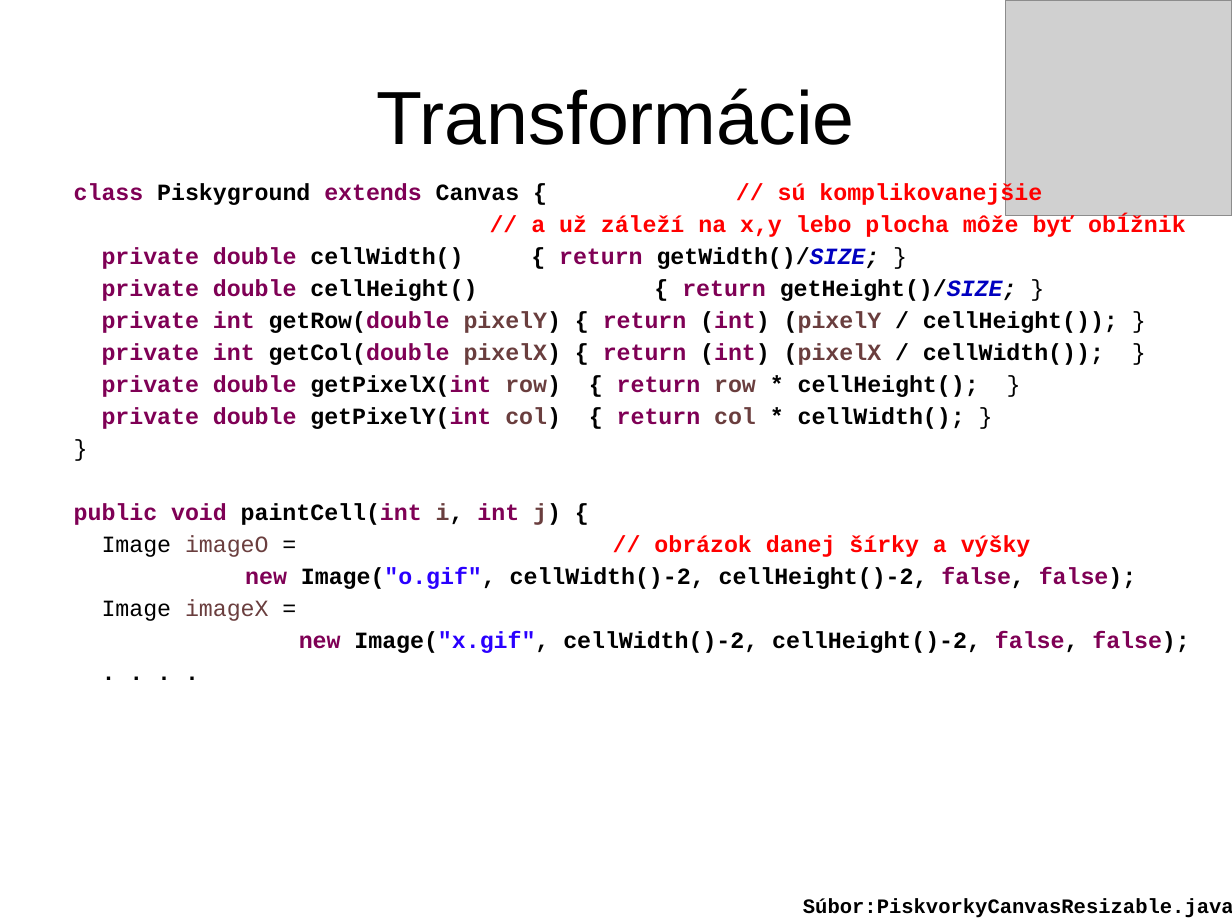
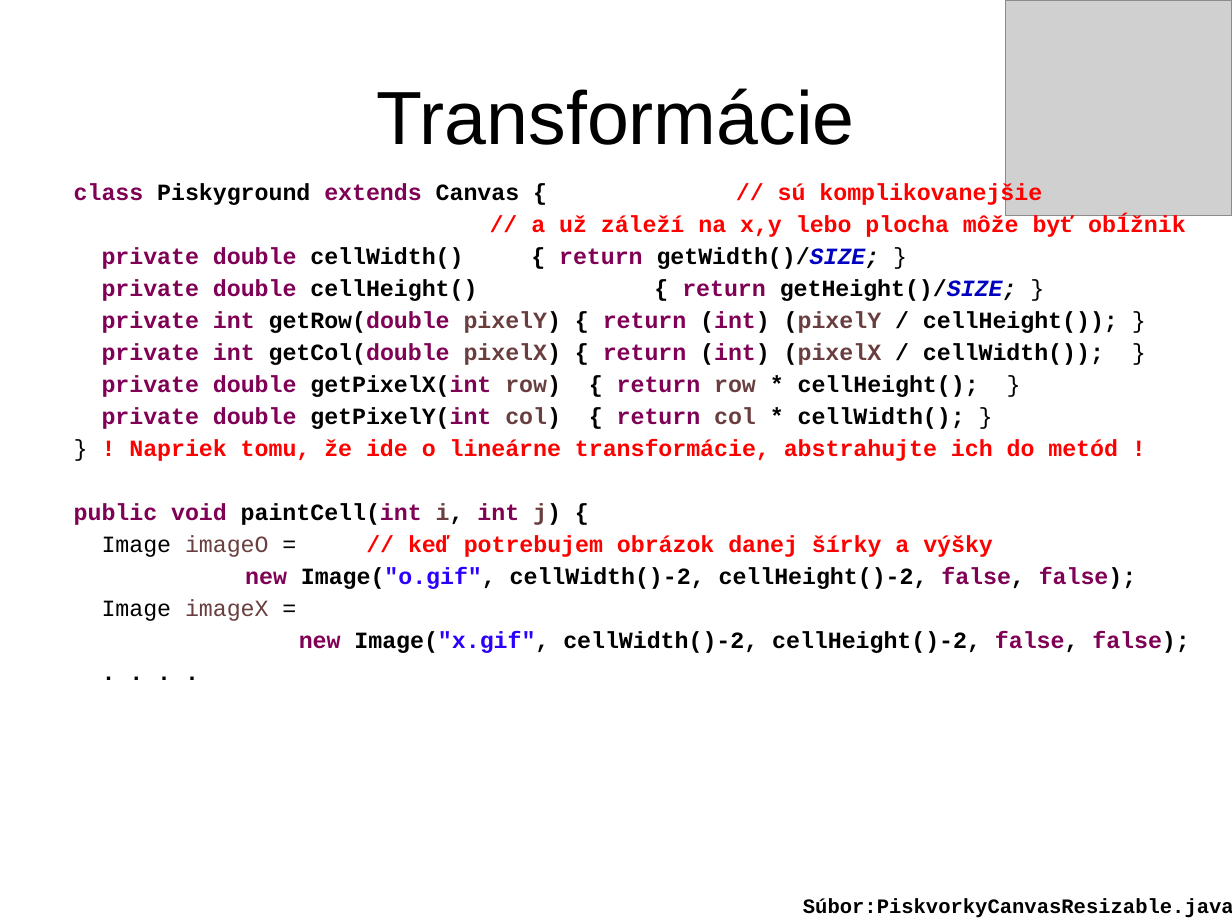
Before and after one commit to Programovanie4/Prednasky, a slide deck: slide 15 of 12/12_java.ppt. Drawn at 1232x924 pixels with LibreOffice and Linux fonts; fonts in the diff are those of the drawing; grey boxes stand for pictures. Boxes give left, top, right and bottom in pixels: in the first picture for what was removed or moved away, otherwise in the second. Text is boxed around its words. In the diff, an @@ line names an element or a change of style, - is before the commit and + after.

```diff
--- a/12/12_java.ppt
+++ b/12/12_java.ppt
@@ text at (x1=129, y1=439, x2=1118, y2=461): text changed; text colour #000000 to #FF0000; bold on @@
-}
+} ! Napriek tomu, že ide o lineárne transformácie, abstrahujte ich do metód !
@@ text at (x1=102, y1=535, x2=993, y2=557): text changed @@
-Image imageO = // obrázok danej šírky a výšky
+Image imageO = // keď potrebujem obrázok danej šírky a výšky
```
Also in this commit, not shown: 14 other slides changed, 2 slides added, 1 slide removed, 1 other file.
